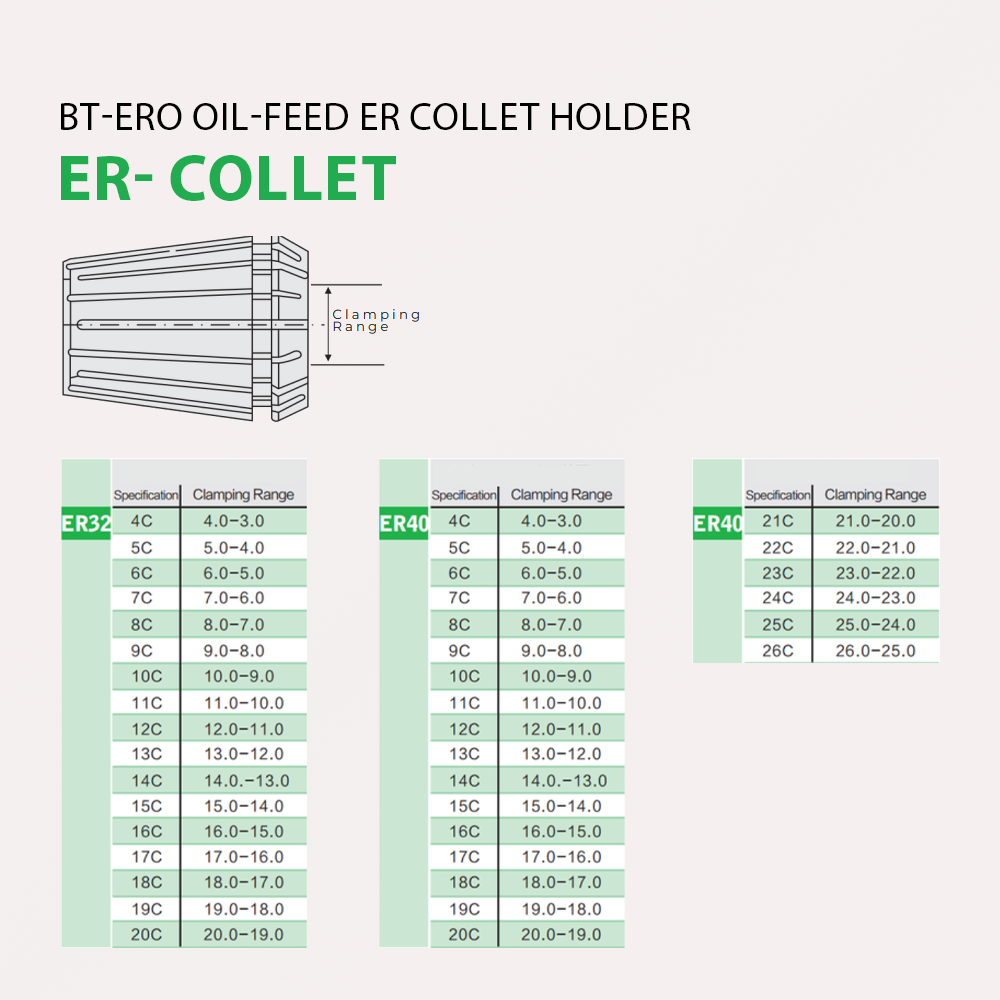
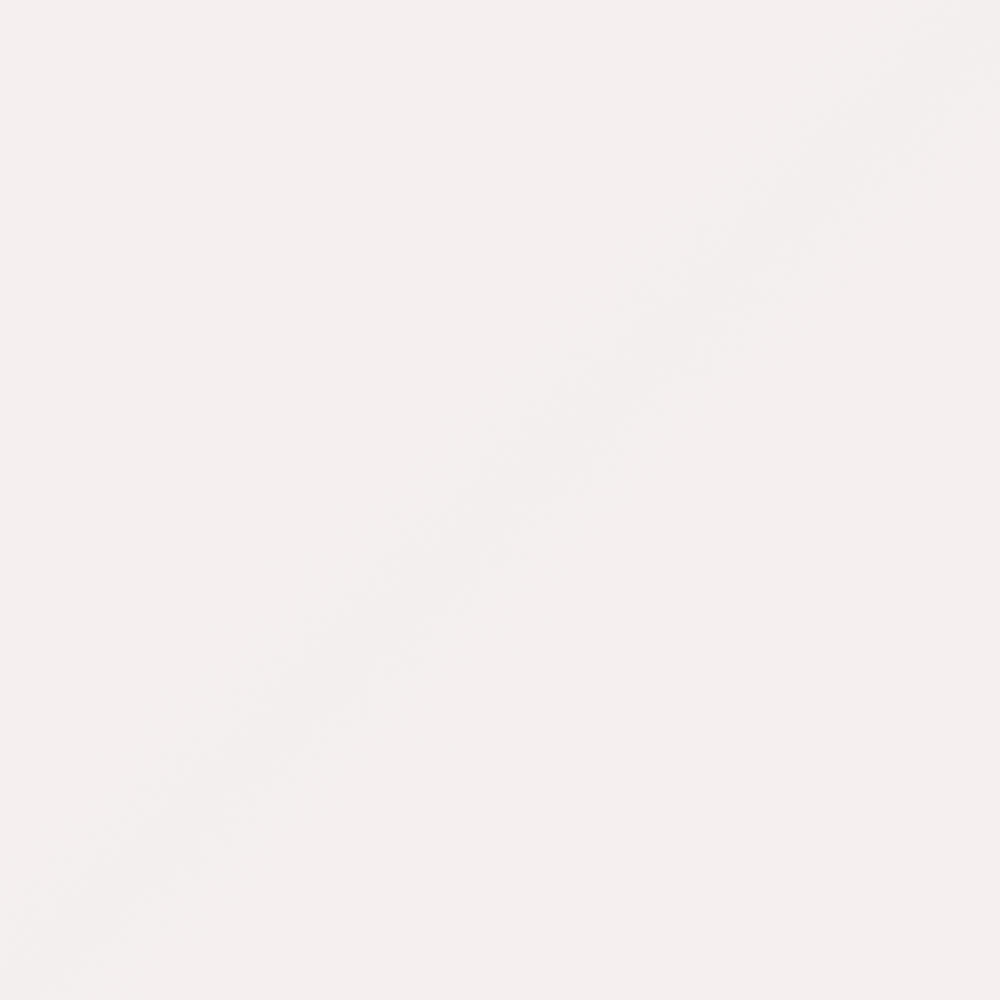
Two versions of the same layered image (1000x1000). Layer-by-layer changes:
removed group "17-bt-hs-hydraulic-chuck.seo" (22 layers) over [61, 103, 940, 948]
removed group "er-collet bt-ero" (4 layers) from group "17-bt-hs-hydraulic-chuck.seo" over [61, 103, 940, 948]
removed layer "Layer 27" from group "er-collet bt-ero" over [61, 458, 940, 948]
removed layer "Layer 26" from group "er-collet bt-ero" over [62, 236, 420, 422]
removed layer "BT-ERO Oil-Feed ER Collet Holder copy" from group "er-collet bt-ero" over [61, 103, 691, 130]
removed layer "er- collet" from group "er-collet bt-ero" over [61, 155, 396, 201]